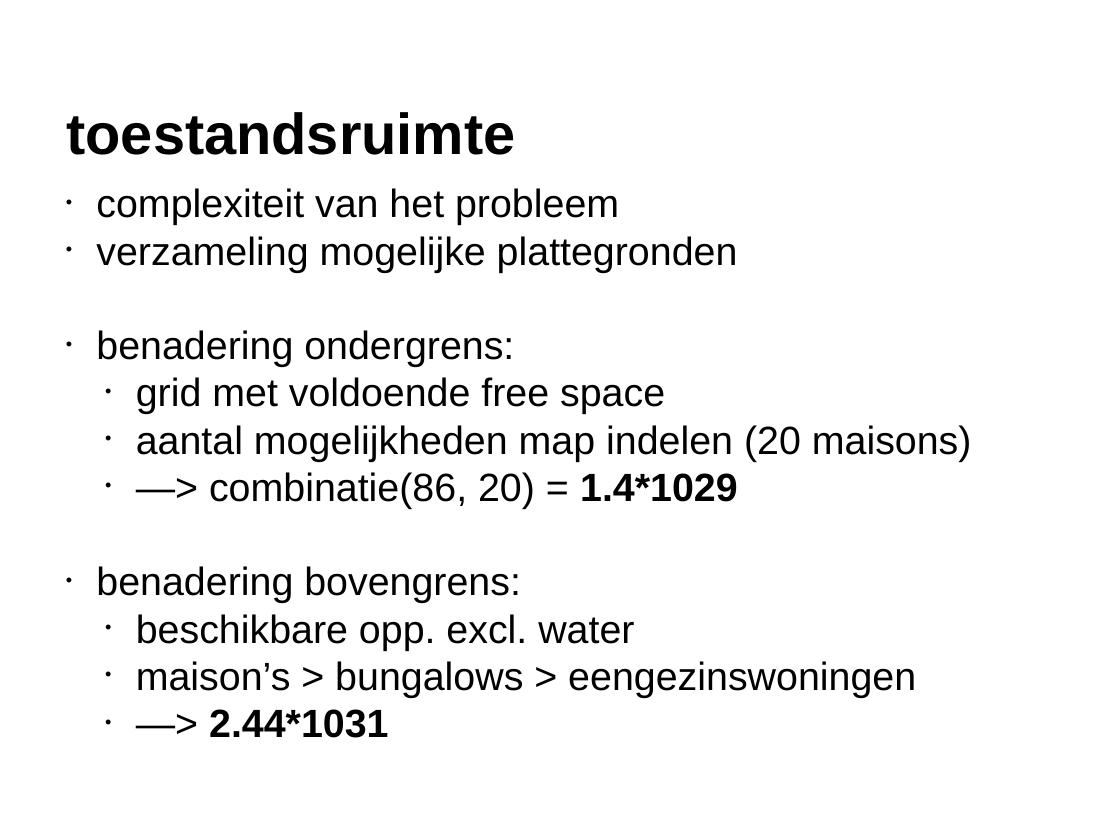
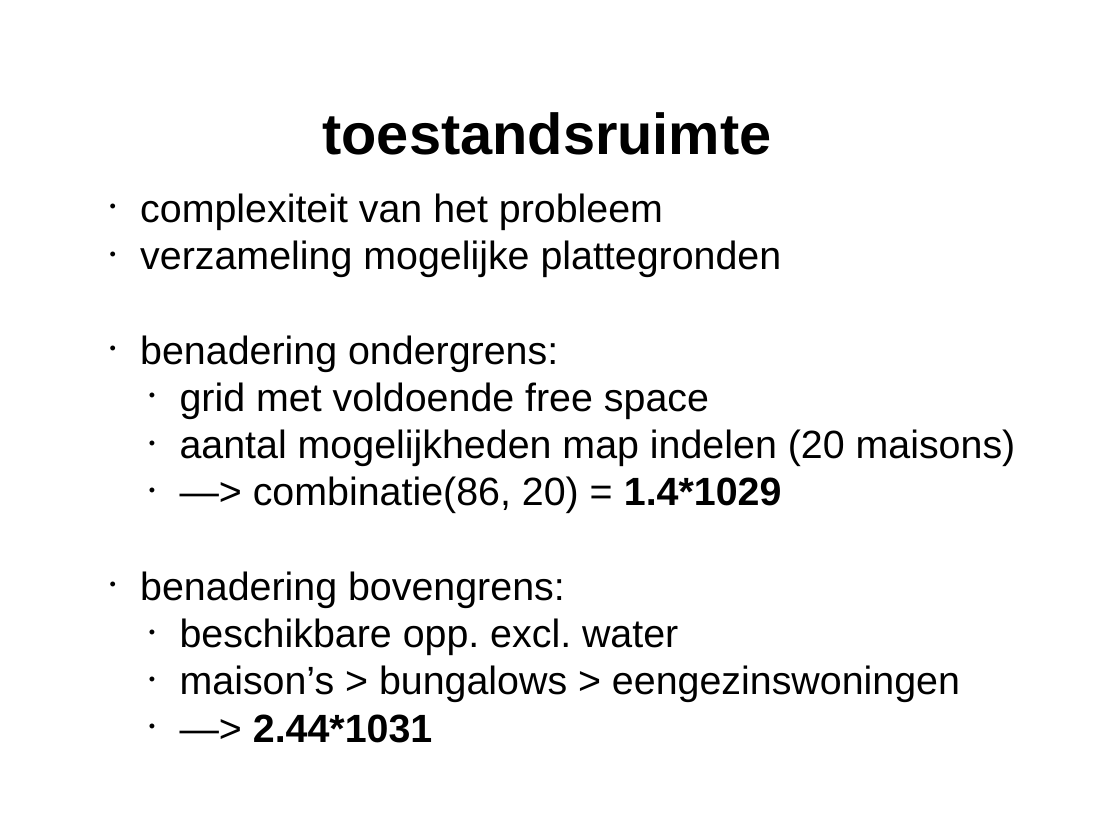
Before and after one commit to JuliaJansen/-HabboHotel, a slide deck: slide 7 of powerpoints/eindpresentatie heuristieken.pptx. Drawn at 1120x840 pixels with LibreOffice and Linux fonts; fonts in the diff are those of the drawing. Boxes give left, top, right and bottom in pixels: in the first picture for what was removed or moved away, otherwise in the second. Text is boxed around its words. In the diff, an @@ line names an element or a change of style, - is before the commit and + after.

```diff
--- a/powerpoints/eindpresentatie heuristieken.pptx
+++ b/powerpoints/eindpresentatie heuristieken.pptx
@@ title "toestandsruimte": place and size @@
-title "toestandsruimte" at (66, 112, 515, 155)
+title "toestandsruimte" at (323, 112, 772, 155)
@@ text "complexiteit van het probleem": place and size @@
-text "complexiteit van het probleem" at (96, 188, 972, 738)
+text "complexiteit van het probleem" at (140, 193, 1016, 743)
```
Also in this commit, not shown: 10 other slides changed, 11 slides added.
